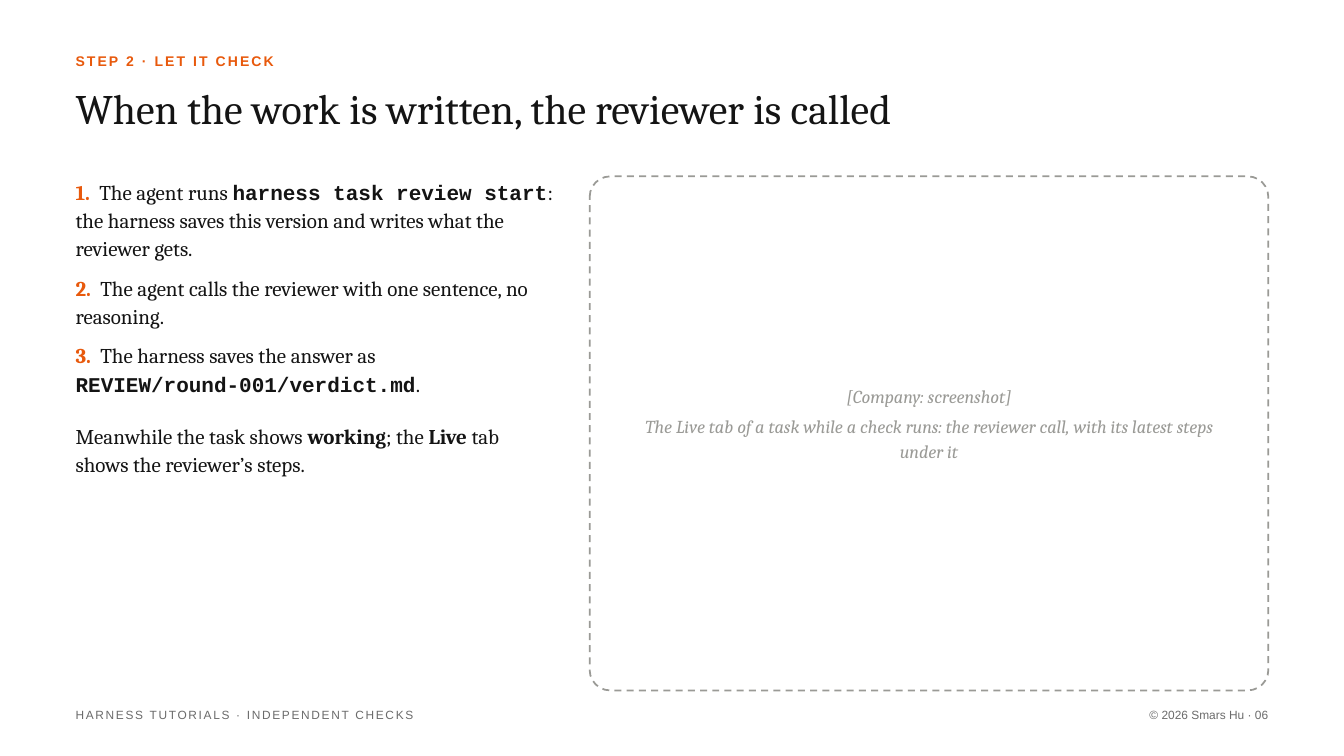
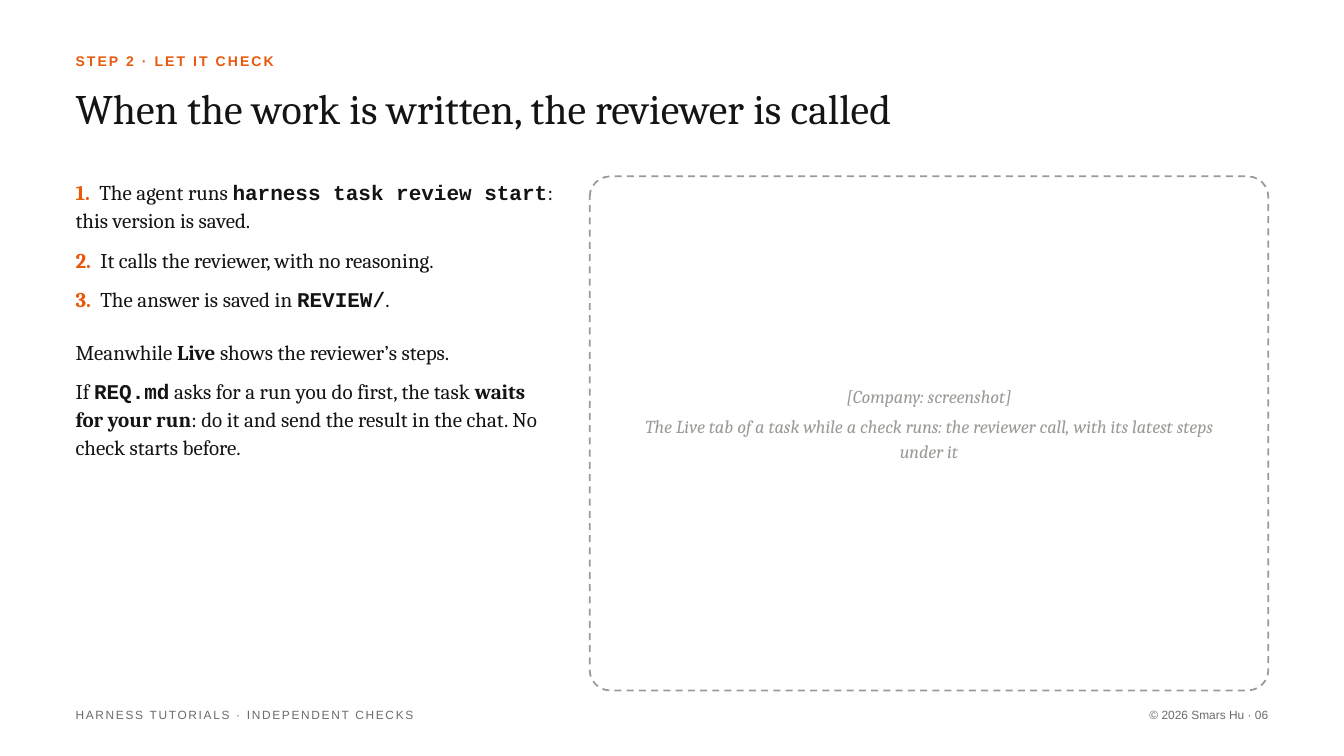
Before and after one commit to Smars-Bin-Hu/ai-exploration, a slide deck: slide 6 of source/tutorials/3_checks.pptx. Drawn at 1344x756 pixels with LibreOffice and Linux fonts; fonts in the diff are those of the drawing. Boxes give left, top, right and bottom in pixels: in the first picture for what was removed or moved away, otherwise in the second. Text is boxed around its words. In the diff, an @@ line names an element or a change of style, - is before the commit and + after.

```diff
--- a/source/tutorials/3_checks.pptx
+++ b/source/tutorials/3_checks.pptx
@@ text at (76,185,553,308): text changed @@
-1. The agent runs harness task review start: the harness saves this version and writes what the reviewer gets.
-2. The agent calls the reviewer with one sentence, no reasoning.
-3. The harness saves the answer as REVIEW/round-001/verdict.md.
+1. The agent runs harness task review start: this version is saved.
+2. It calls the reviewer, with no reasoning.
+3. The answer is saved in REVIEW/.
@@ text at (76,345,537,455): text changed @@
-Meanwhile the task shows working; the Live tab shows the reviewer’s steps.
+Meanwhile Live shows the reviewer’s steps.
+If REQ.md asks for a run you do first, the task waits for your run: do it and send the result in the chat. No check starts before.
```
Also in this commit, not shown: 2 other files.
